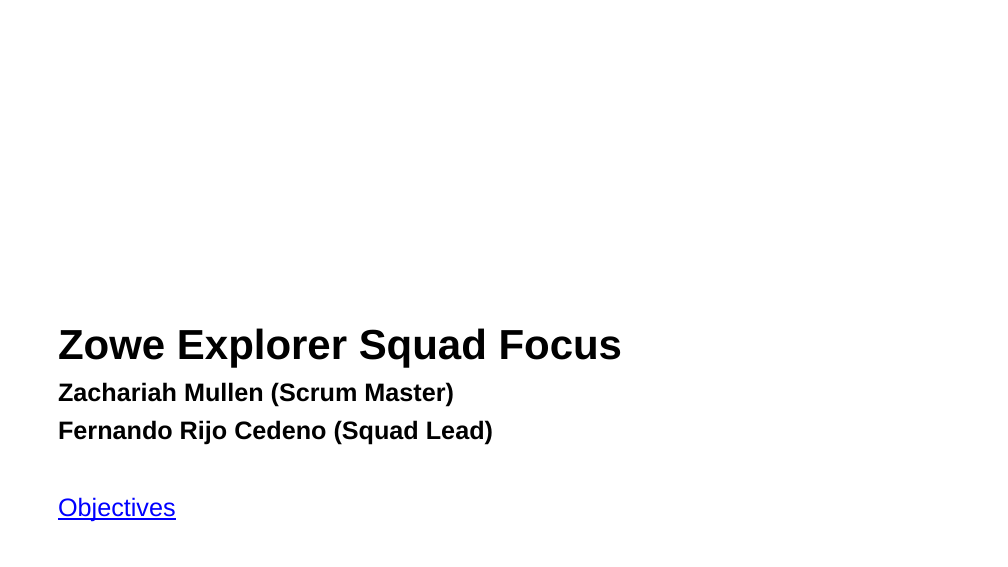
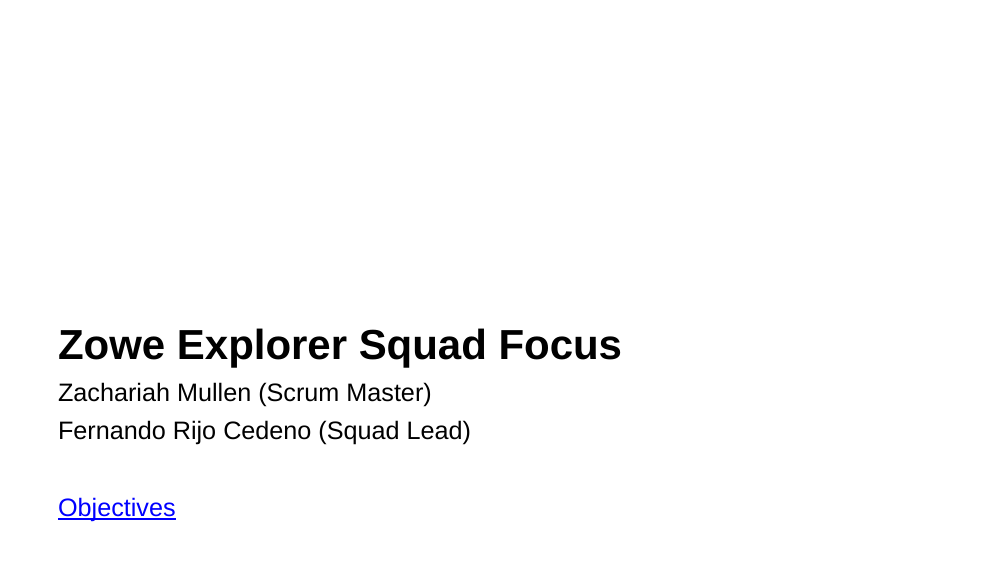
Before and after one commit to zowe/community, a slide deck: slide 4 of Project Management/PI Planning/20PI4 Planning/Zowe Community Squad Focus for 20PI4.pptx. Drawn at 1008x567 pixels with LibreOffice and Linux fonts; fonts in the diff are those of the drawing. Boxes give left, top, right and bottom in pixels: in the first picture for what was removed or moved away, otherwise in the second. Text is boxed around its words. In the diff, an @@ line names an element or a change of style, - is before the commit and + after.

Commit message:
Update

```diff
--- a/Project Management/PI Planning/20PI4 Planning/Zowe Community Squad Focus for 20PI4.pptx
+++ b/Project Management/PI Planning/20PI4 Planning/Zowe Community Squad Focus for 20PI4.pptx
@@ text at (58, 382, 471, 445): bold off in "Zachariah Mullen (Scrum Master)", "Fernando Rijo Cedeno (Squad Lead)" @@
```
Also in this commit, not shown: 5 other slides changed.
